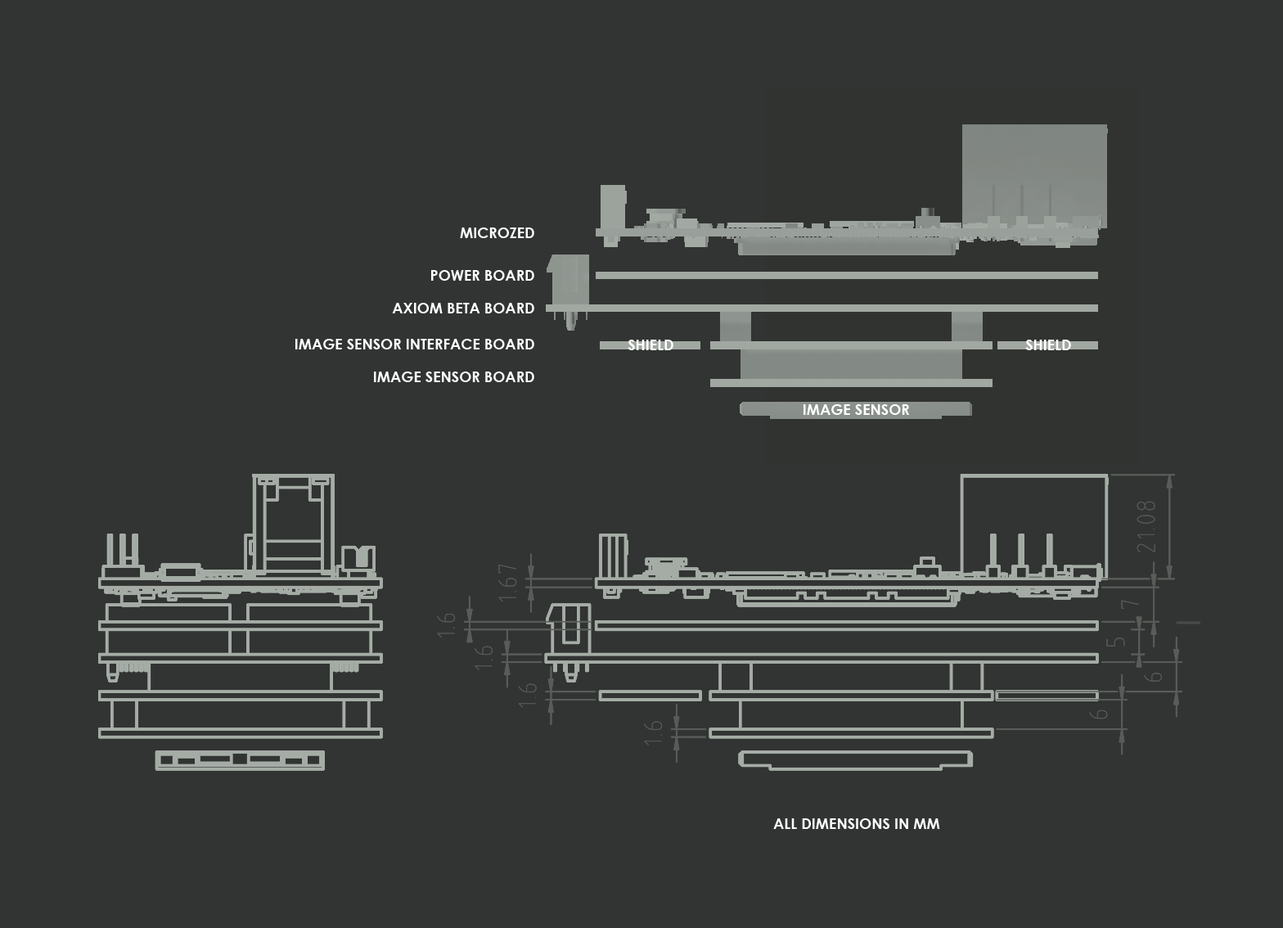
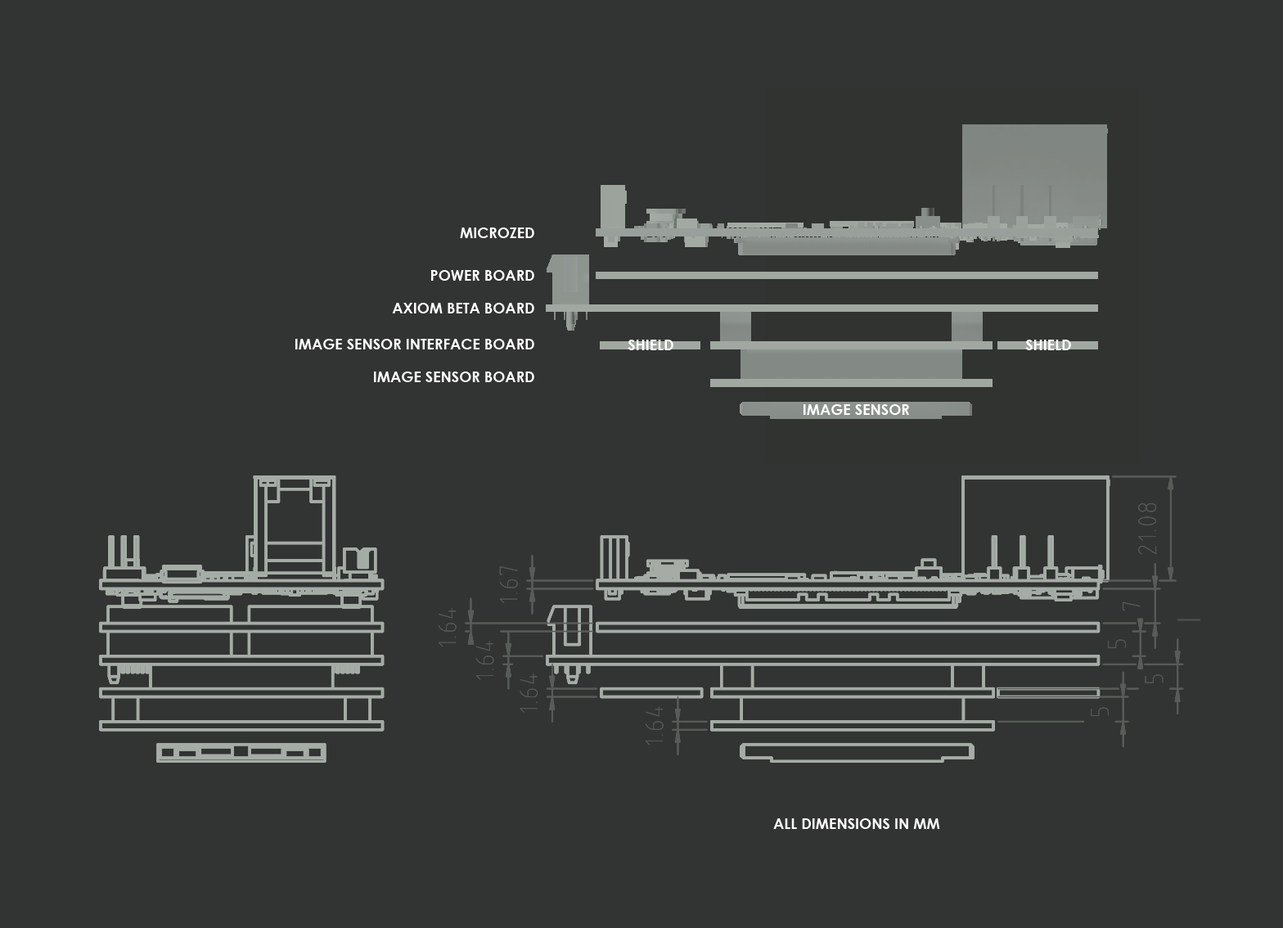
Comparing the layer stacks of the two 1283×928 images. Changes:
painted on "Ebene 2 Kopie 3" over [98, 473, 1201, 772]
painted on "Ebene 2 Kopie 2" over [98, 473, 1201, 772]
painted on "Ebene 2 Kopie" over [98, 473, 1201, 772]
painted on "Ebene 2" over [98, 473, 1201, 772]
